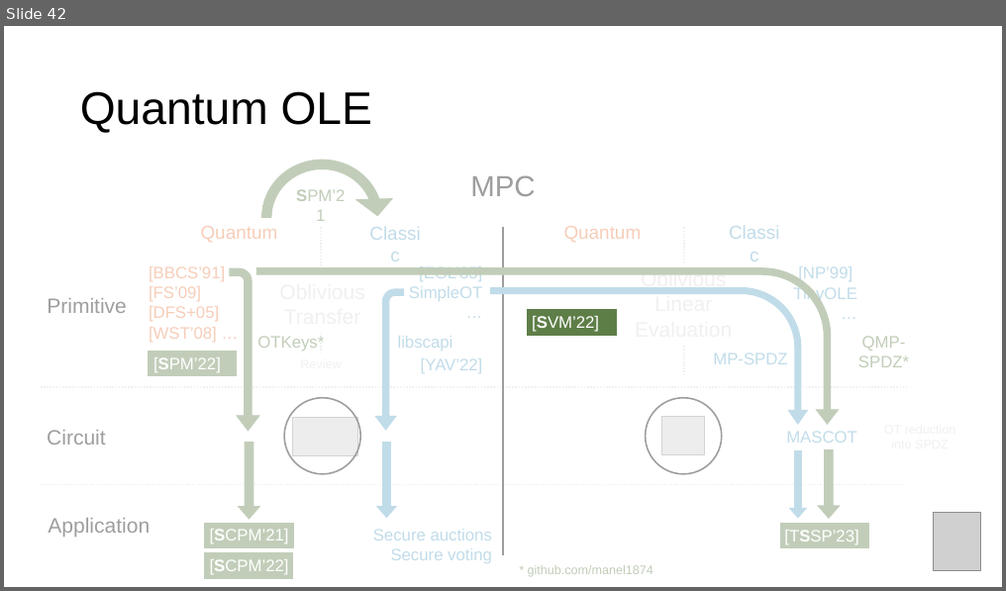
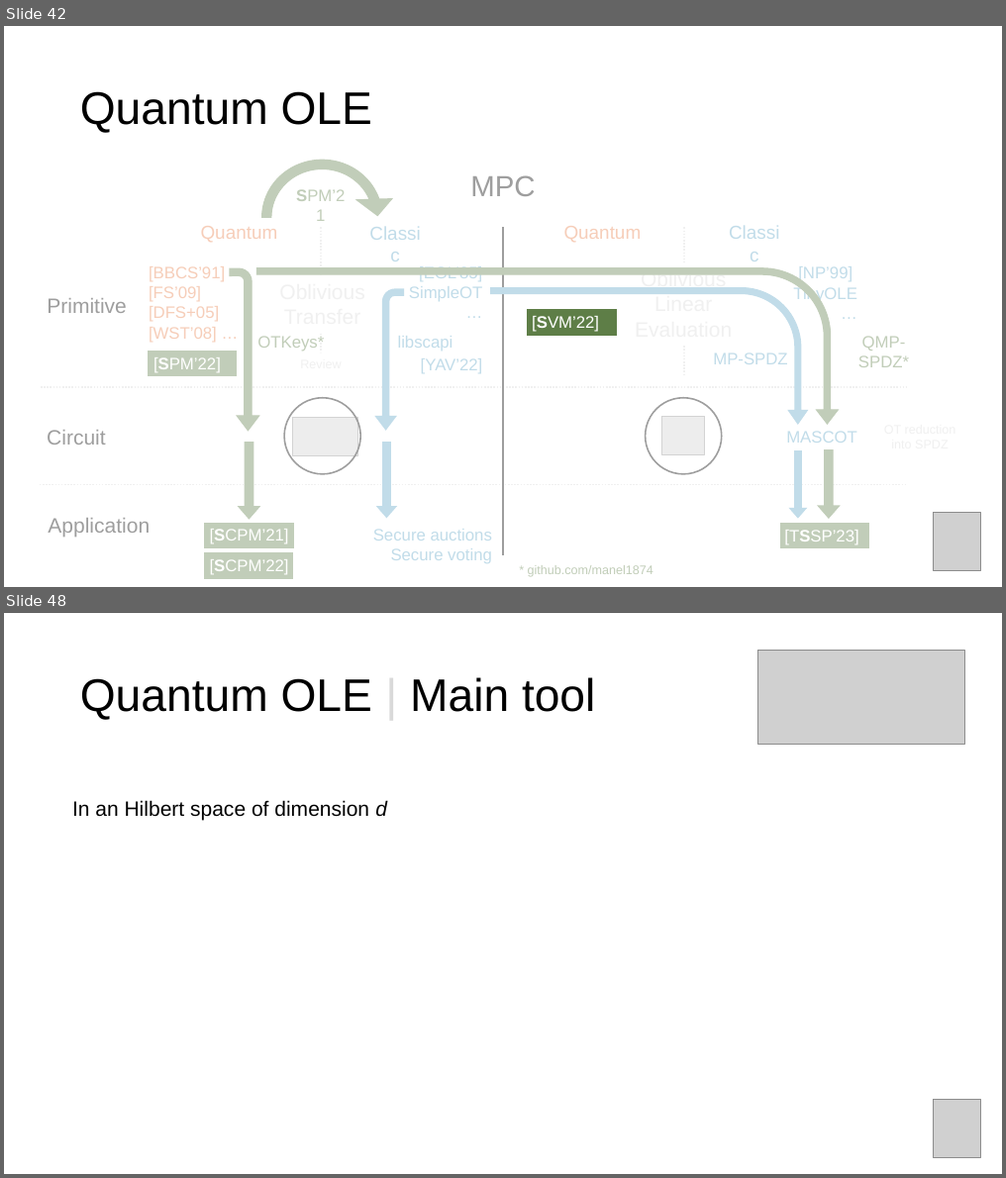
Before and after one commit to manel1874/PhD-thesis, a slide deck: thesis_defense/Thesis_presentation.pptx. Shown one above the other, each under a label of ours: slide 42 before the commit, slides 42 and 48 after it; the slides between them are not shown. The pictures are 1006x591 and 1006x1178 pixels, drawn with LibreOffice and Linux fonts; fonts in the diff are those of the drawing; grey boxes stand for pictures. Boxes give left, top, right and bottom in pixels: in the first picture for what was removed or moved away, otherwise in the second. Text is boxed around its words. In the diff, an @@ line names an element or a change of style, - is before the commit and + after.

```diff
--- a/thesis_defense/Thesis_presentation.pptx
+++ b/thesis_defense/Thesis_presentation.pptx
@@ slide 48 added at bbox=[4, 613, 1002, 1174], background #FFFFFF @@
@@ picture added at bbox=[757, 650, 965, 744] @@
@@ title added at bbox=[80, 677, 595, 720], 44 pt, text #000000 @@
+Quantum OLE | Main tool
@@ text added at bbox=[72, 800, 387, 821], 20 pt, text #000000 @@
+In an Hilbert space of dimension d
@@ picture added at bbox=[934, 1100, 982, 1157] @@
```
Also in this commit, not shown: 2 slides changed, 11 other slides added, 5 other files.
